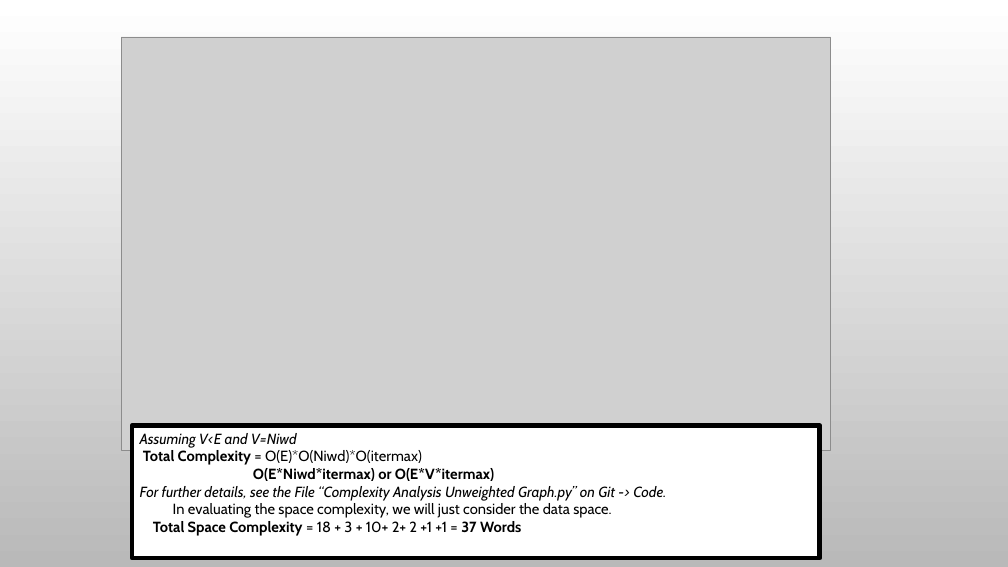
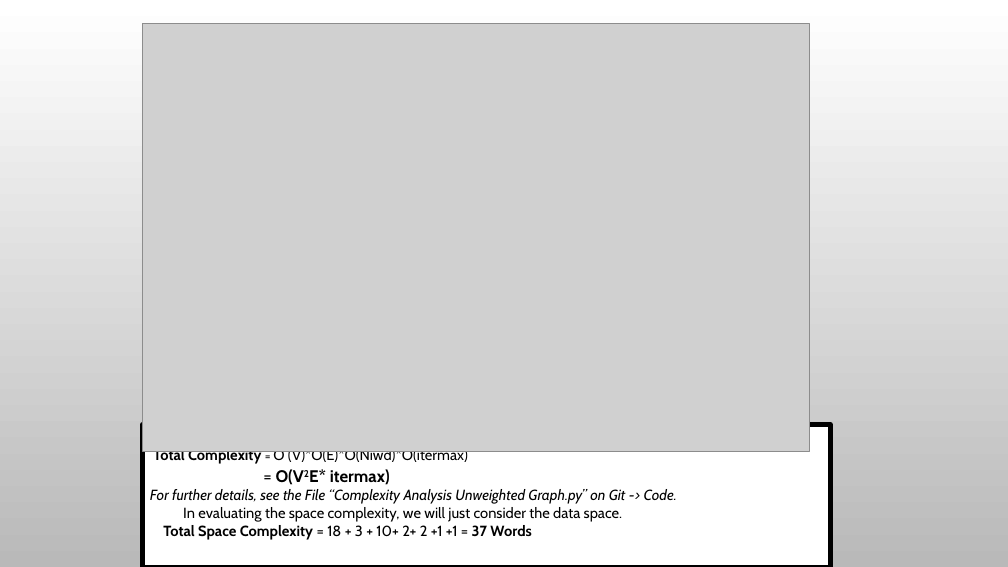
Before and after one commit to IqraSiddiqui/Portfolio, a slide deck: slide 5 of Documentation/Interim Demo.pptx (slide 6 before the commit). Drawn at 1008x567 pixels with LibreOffice and Linux fonts; fonts in the diff are those of the drawing; grey boxes stand for pictures; background and template pictures are left out. Boxes give left, top, right and bottom in pixels: in the first picture for what was removed or moved away, otherwise in the second. Text is boxed around its words. In the diff, an @@ line names an element or a change of style, - is before the commit and + after.

Commit message:
Edited Slides

```diff
--- a/Documentation/Interim Demo.pptx
+++ b/Documentation/Interim Demo.pptx
@@ picture: place and size @@
-picture at <box>121,37,831,451</box>
+picture at <box>143,24,810,451</box>
@@ rectangle "Assuming V<E and V=Niwd": place and size @@
-rectangle "Assuming V<E and V=Niwd" at <box>132,426,820,558</box>
+rectangle "Assuming V<E and V=Niwd" at <box>143,425,831,567</box>
@@ text in rectangle at <box>153,451,468,485</box>: text changed; bold off @@
-Total Complexity = O(E)*O(Niwd)*O(itermax)
-O(E*Niwd*itermax) or O(E*V*itermax)
+Total Complexity = O (V)*O(E)*O(Niwd)*O(itermax)
+= O(V2E* itermax)
```
Also in this commit, not shown: 1 slide removed.
